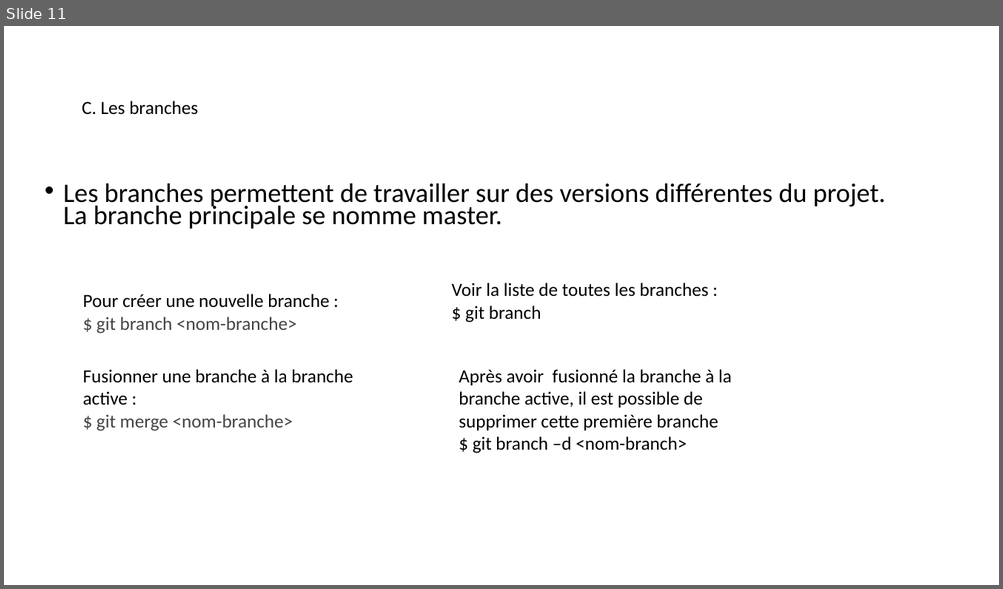
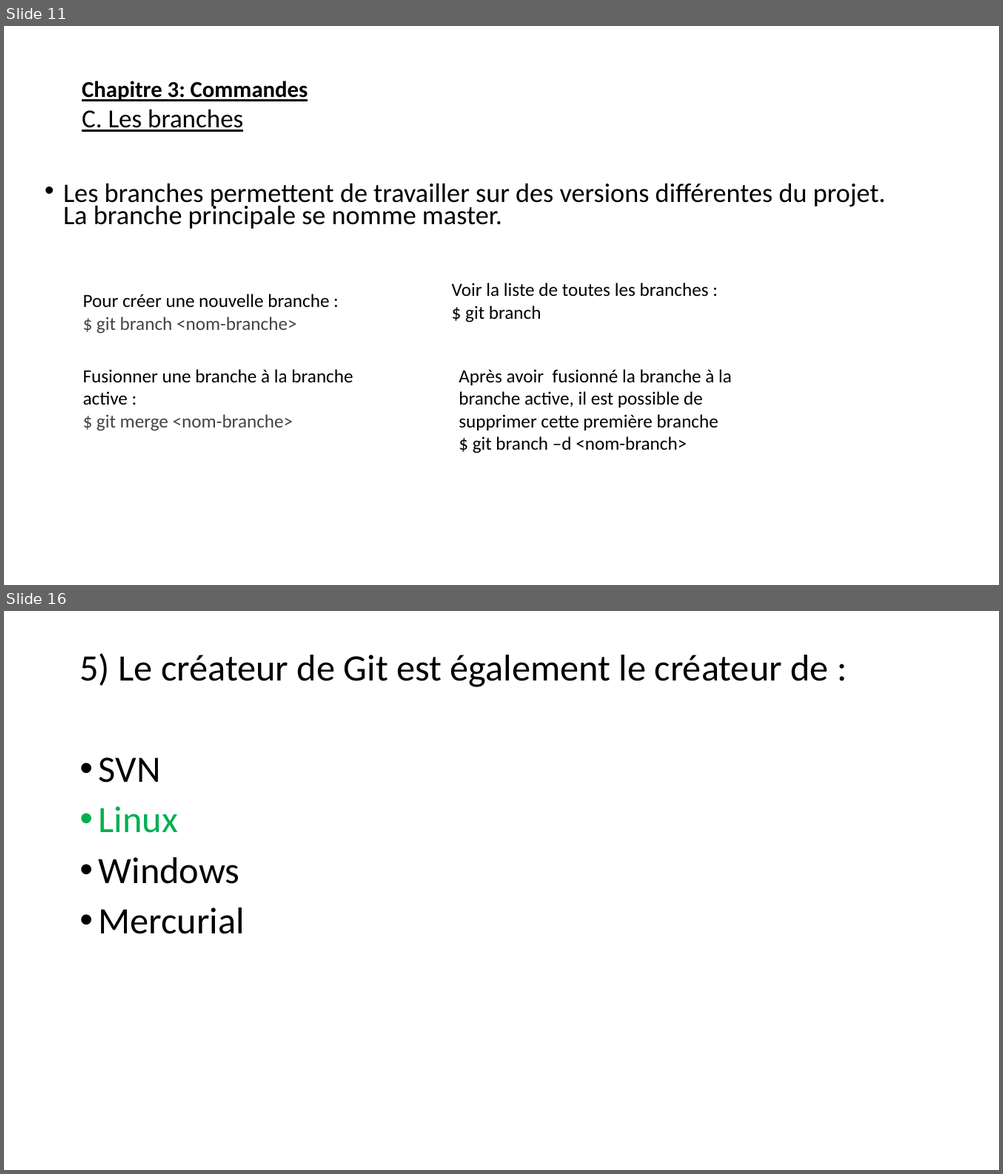
Before and after one commit to emdeo/absolute-knowledge, a slide deck: presentationGit.pptx. Shown one above the other, each under a label of ours: slide 11 before the commit, slides 11 and 16 after it; the slides between them are not shown. The pictures are 1003x589 and 1003x1174 pixels, drawn with LibreOffice and Linux fonts; fonts in the diff are those of the drawing. Boxes give left, top, right and bottom in pixels: in the first picture for what was removed or moved away, otherwise in the second. Text is boxed around its words. In the diff, an @@ line names an element or a change of style, - is before the commit and + after.

```diff
--- a/presentationGit.pptx
+++ b/presentationGit.pptx
@@ slide 16 added at [4, 611, 999, 1170], background #FFFFFF @@
@@ text added at [79, 653, 828, 934], 36 pt, text #000000 @@
+5) Le créateur de Git est également le créateur de :
+• SVN
+• Linux
+• Windows
+• Mercurial
@@ slide 11 changed as well @@
@@ text at [82, 81, 308, 101]: paragraph added @@
+  Chapitre 3: Commandes
@@ text at [82, 109, 243, 132]: size 18 to 25 pt, underline on in "C. Les branches" @@
```
Also in this commit, not shown: 9 other slides changed, 19 other slides added.
